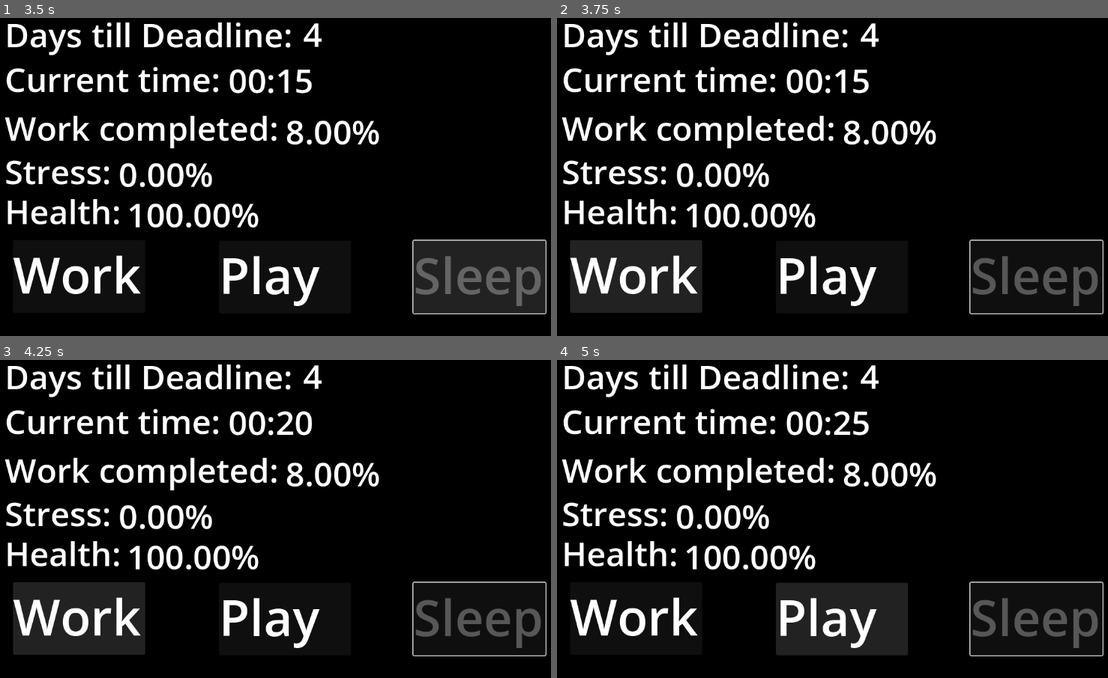
Above: before the commit, frames 1-4 (two rows, left to right).
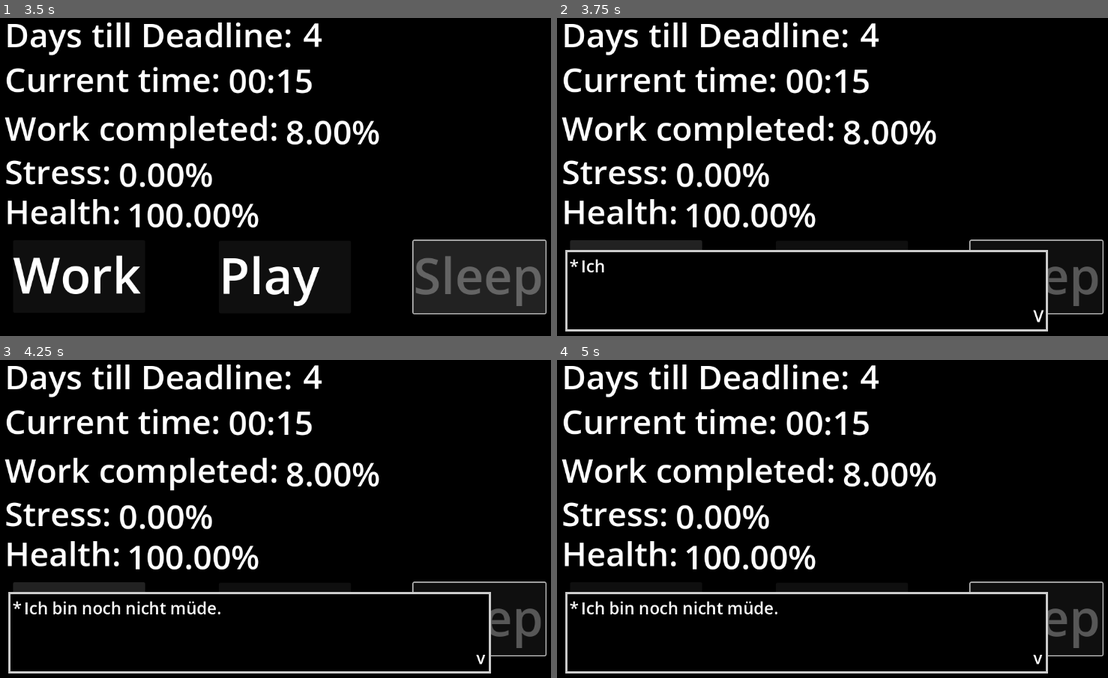
Above: after the commit, the same moments.

Repository: rschlegeTH/EPWS2526PritzkauSchlegel
Game: Godot game, scene res://main_scene.tscn
Two runs of this game, one before a commit and one after it. Both use one fixed random seed, a clock stepped at 60 frames per second and the inputs below. This scene is started directly instead of the project's main scene.
Inputs (mouse positions are in pixels of both pictures, inside the frame that each line leads up to):
- Up to frame 1 (3.5 s): click "[playEffect]Play[/playEffect]" at 0.5 s; click "[playEffect]Play[/playEffect]" at 1.25 s; click "[workEffect]Work[/workEffect]" at 2 s; click "[sleepEffect]Sleep[/sleepEffe…" at 2.75 s
- Up to frame 2 (3.75 s): tap Enter (ui_accept) at 3.5 s; move the mouse to (634, 275) at 3.52 s; hold Right (ui_right) from 3.53 s (still down); hold E (interact) from 3.53 s (still down)
- Up to frame 3 (4.25 s): keep holding Right (ui_right); keep holding E (interact); tap Enter (ui_accept) at 3.77 s
- Up to frame 4 (5 s): tap Enter (ui_accept) at 4.25, 4.52 s; move the mouse to (843, 617) at 4.27 s; release Right (ui_right) at 4.28 s; release E (interact) at 4.28 s; hold Down (ui_down) from 4.28 s (still down); tap E (interact) at 4.35 s

Frame 1 is identical in both runs. In frame 2, 7.7% of the frame differs, in the area x 1-90%, y 72-99%; in frame 3, 8.1%; in frame 4, 8.4%, in the area x 1-90%, y 16-99%.

Commit message:
Sleep Response

Diff:
--- a/Development/new-game-project/main_scene_room.tscn
+++ b/Development/new-game-project/main_scene_room.tscn
@@ -243,6 +243,7 @@
 
 [node name="Player" type="CharacterBody2D" parent="."]
 z_index = 1
+position = Vector2(0, 1)
 collision_layer = 9
 collision_mask = 9
 script = ExtResource("2_uvgfp")
@@ -519,6 +520,7 @@
 offset_top = 77.0
 offset_right = 200.0
 offset_bottom = 114.0
+mouse_filter = 2
 theme_override_styles/background = SubResource("StyleBoxEmpty_k4vso")
 theme_override_styles/fill = SubResource("StyleBoxFlat_l7cbk")
 script = ExtResource("12_l7cbk")
@@ -549,6 +551,7 @@
 offset_top = 77.0
 offset_right = 200.0
 offset_bottom = 114.0
+mouse_filter = 2
 theme_override_styles/background = SubResource("StyleBoxEmpty_k4vso")
 theme_override_styles/fill = SubResource("StyleBoxFlat_l7cbk")
 script = ExtResource("11_k4vso")
@@ -579,6 +582,7 @@
 offset_top = 52.0
 offset_right = 202.0
 offset_bottom = 89.0
+mouse_filter = 2
 theme_override_styles/background = SubResource("StyleBoxEmpty_k4vso")
 theme_override_styles/fill = SubResource("StyleBoxFlat_l7cbk")
 script = ExtResource("9_k4vso")
--- a/Development/new-game-project/scritps/player.gd
+++ b/Development/new-game-project/scritps/player.gd
@@ -30,6 +30,8 @@
 	if(vMan.text_active):
 		return
 
+
+
 	# Get the input direction and handle the movement/deceleration.
 	# As good practice, you should replace UI actions with custom gameplay actions.
 	var direction := Input.get_axis("ui_left", "ui_right")
--- a/Development/new-game-project/scritps/variable_manager.gd
+++ b/Development/new-game-project/scritps/variable_manager.gd
@@ -30,7 +30,7 @@
 @export_range(0, 288) var ticksSinceSleep: int = 0 ## Die vergangenen Ticks, seit der letzten Nutzung des Schlafbuttons.
 #ALT Sonstige Variablen
 var interactionObject: int = 0
-var text_active:= false
+var text_active:= false ## "Ist ein Text sichtbar?" Wird von dem DialogueManager gesetzt.
 
 func _ready() -> void:
 	DialogueManager.vMan = self
@@ -112,6 +112,7 @@
 func sleep(time_spent:int = 8, standardIncrease: float = 10 ) -> void:
 	if(ticksSinceSleep < 48):
 		print("not tired yet")
+		DialogueManager.show_text(["Ich bin noch nicht müde."])
 		return
 	@warning_ignore("integer_division") increase_Time(floor(time_spent * 60 / MINUTETICK))
 	if(time_spent < 6):
--- a/Development/new-game-project/singeltons/DialogManager.gd
+++ b/Development/new-game-project/singeltons/DialogManager.gd
@@ -12,6 +12,7 @@
 var is_dialog_active = false
 var can_advance_line = false
 
+var vMan:Node # Variablen Manager
 func start_dialog(position: Vector2, lines: Array[String]):
 	if is_dialog_active:
 		return
@@ -21,6 +22,8 @@
 	_show_text_box()
 
 	is_dialog_active = true
+	if vMan:
+		vMan.text_active = is_dialog_active
 
 func _show_text_box():
 	text_box = text_box_scene.instantiate()
@@ -46,6 +49,8 @@
 		current_line_index += 1
 		if current_line_index >= dialog_lines.size():
 			is_dialog_active = false
+			if vMan:
+				vMan.text_active = is_dialog_active
 			current_line_index = 0
 			return
 
--- a/Development/new-game-project/singeltons/DialogueManager.gd
+++ b/Development/new-game-project/singeltons/DialogueManager.gd
@@ -4,7 +4,7 @@
 const TEXTBOX = preload("res://scritps/DialogRPGStyle/textbox.tscn")
 
 var is_dialogue_active = false
-var vMan:Node
+var vMan:Node # Variablen Manager
 ## Übergebenen Text in einer Textbox ausgeben.
 func show_text(lines: Array[String]):
 
